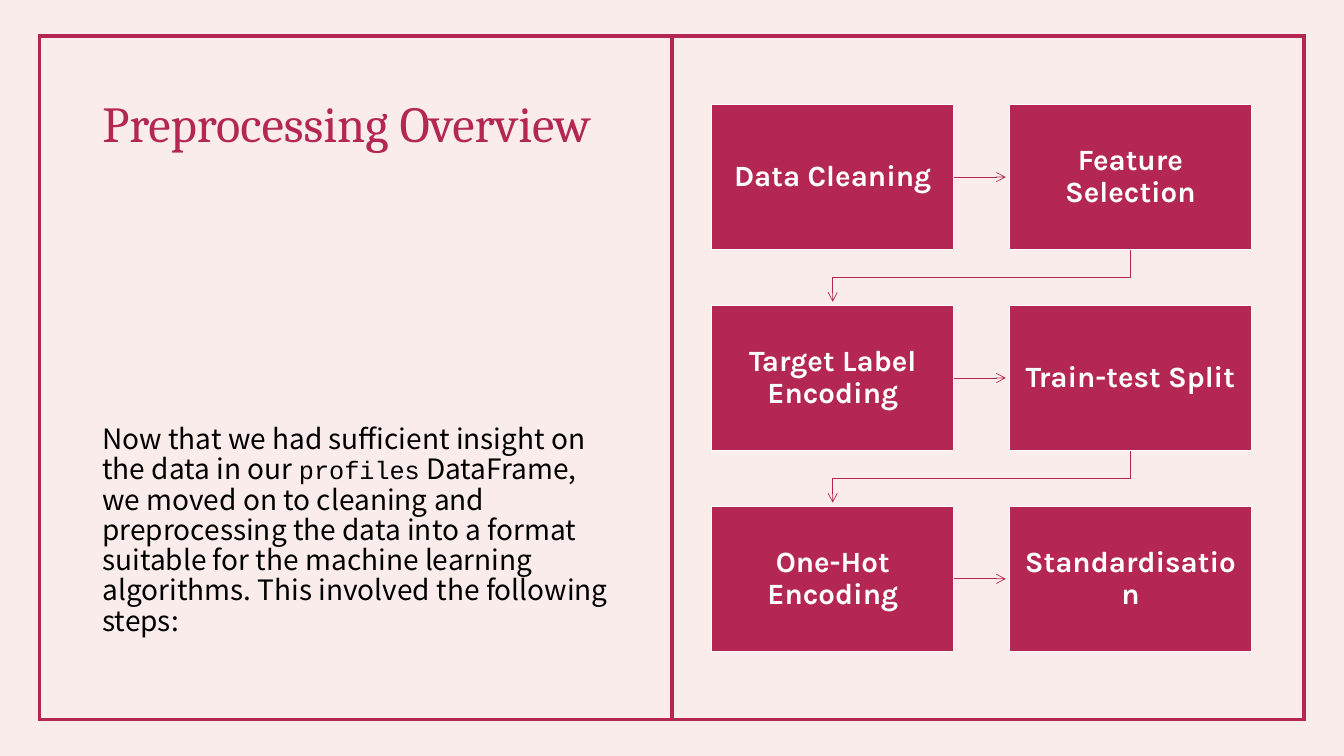
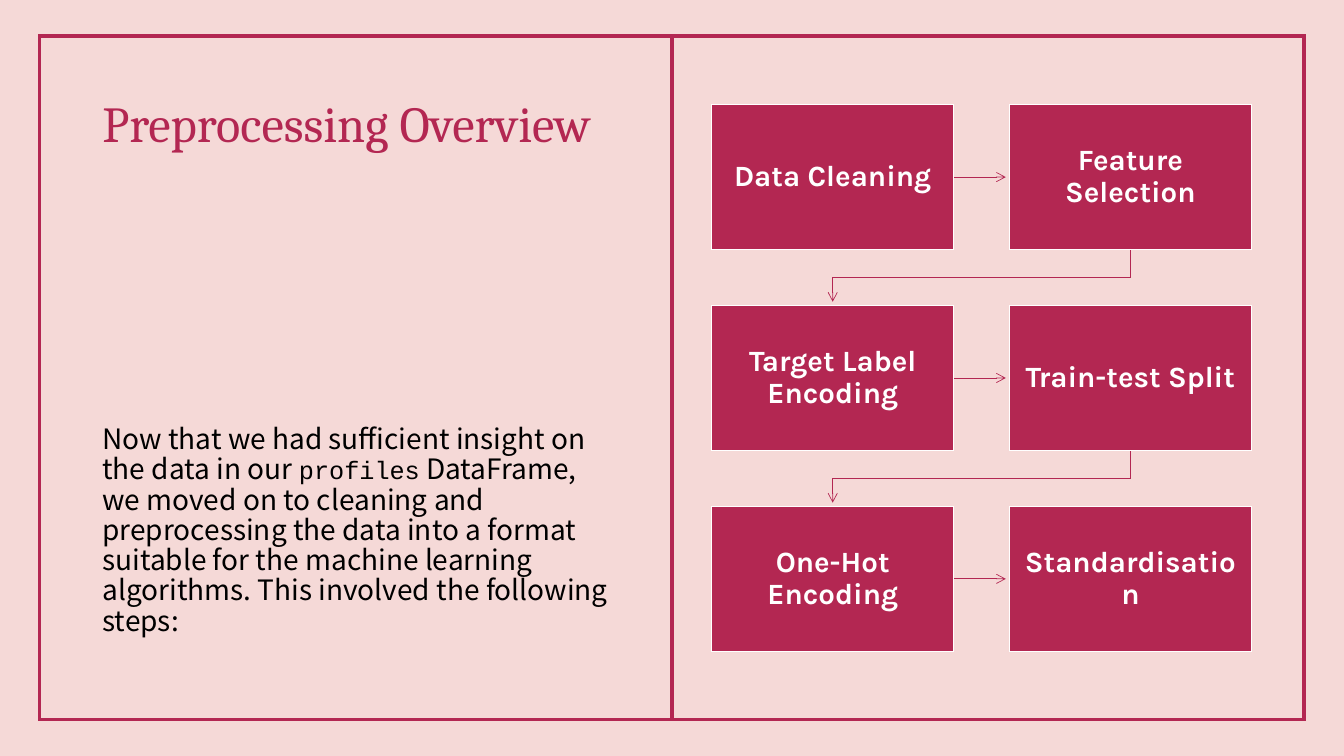
Before and after one commit to FaatimahMajothi98/OKCupid-Machine-Learning-Portfolio-Project, a slide deck: slide 13 of OKCupid-Date-A-Scientist-Starter/OKCupid – Machine Learning Analysis.pptx. Drawn at 1344x756 pixels with LibreOffice and Linux fonts; fonts in the diff are those of the drawing. Boxes give left, top, right and bottom in pixels: in the first picture for what was removed or moved away, otherwise in the second. Text is boxed around its words. In the diff, an @@ line names an element or a change of style, - is before the commit and + after.

```diff
--- a/OKCupid-Date-A-Scientist-Starter/OKCupid – Machine Learning Analysis.pptx
+++ b/OKCupid-Date-A-Scientist-Starter/OKCupid – Machine Learning Analysis.pptx
@@ background #FAECEB to #F5D9D7 @@
```
Also in this commit, not shown: 2 other slides changed, 5 slides added, 1 slide removed, 1 other file.
